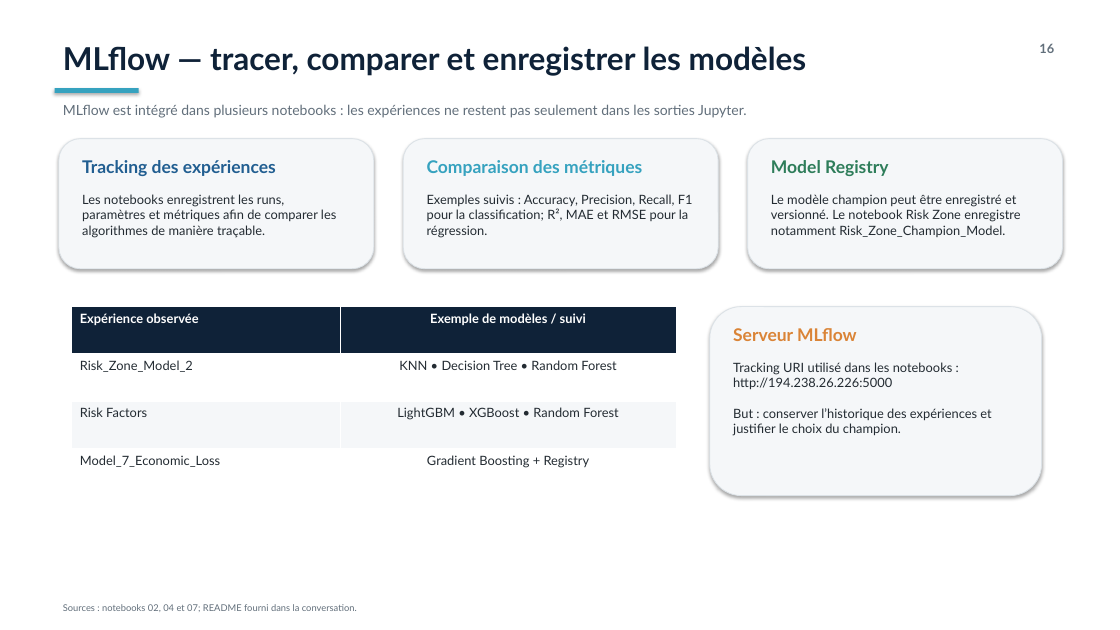
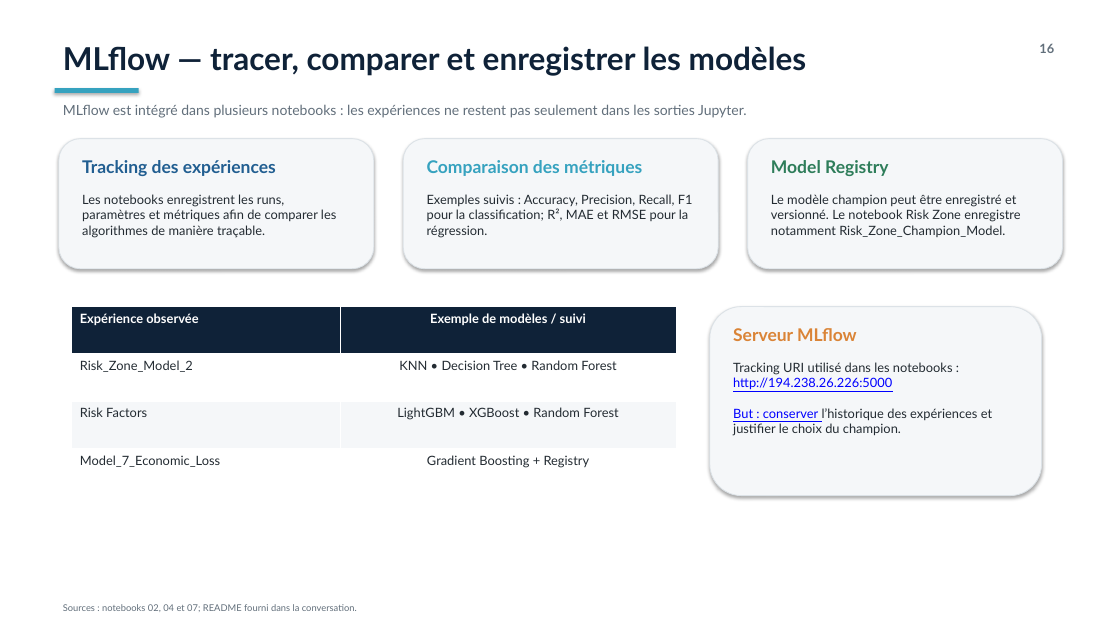
Before and after one commit to tarekalsemaan/USGS-Earthquake-AI, a slide deck: slide 16 of Presentation_TP_USGS_Earthquake_AI_FINAL.pptx. Drawn at 1120x630 pixels with LibreOffice and Linux fonts; fonts in the diff are those of the drawing. Boxes give left, top, right and bottom in pixels: in the first picture for what was removed or moved away, otherwise in the second. Text is boxed around its words. In the diff, an @@ line names an element or a change of style, - is before the commit and + after.

```diff
--- a/Presentation_TP_USGS_Earthquake_AI_FINAL.pptx
+++ b/Presentation_TP_USGS_Earthquake_AI_FINAL.pptx
@@ text "Tracking URI utilisé dans les ..." at [733, 362, 992, 436]: text colour #232B32 to #0000FF, underline on in "http://194.238.26.226:5000" @@
```
Also in this commit, not shown: 2 other slides changed.
